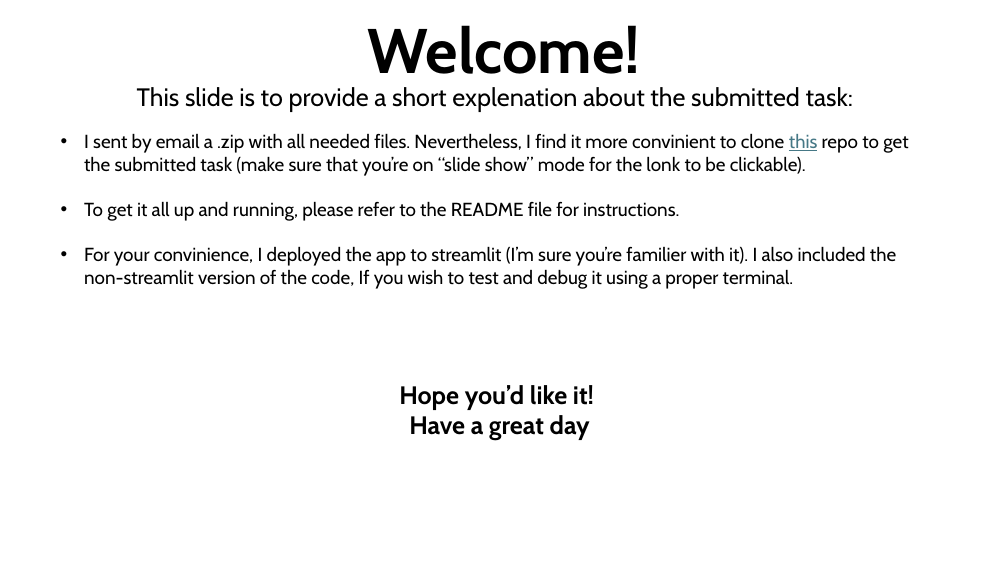
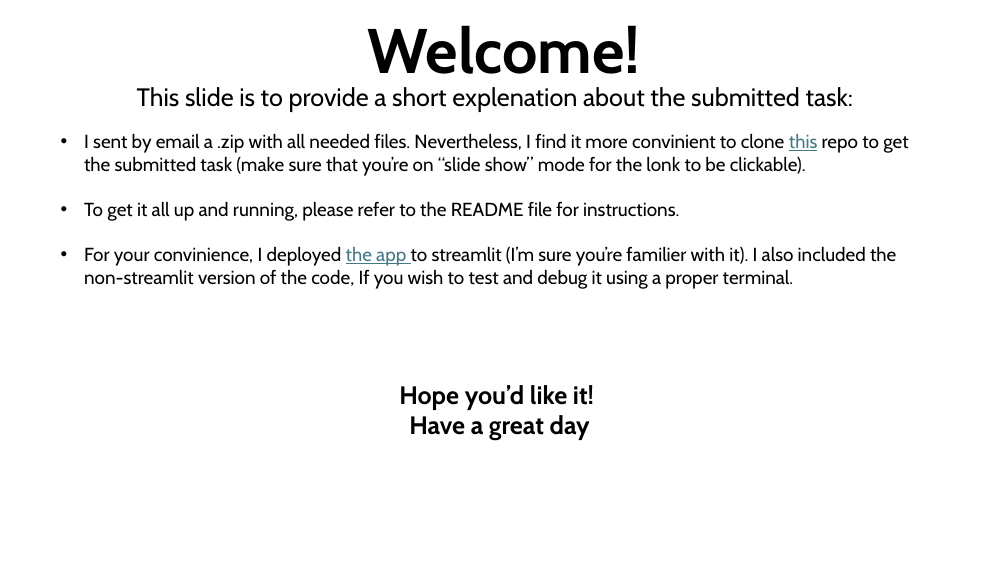
Before and after one commit to yotamdery/llm_for_qa, a slide deck: slide 1 of Welcome presentation.pptx. Drawn at 1008x567 pixels with LibreOffice and Linux fonts; fonts in the diff are those of the drawing. Boxes give left, top, right and bottom in pixels: in the first picture for what was removed or moved away, otherwise in the second. Text is boxed around its words. In the diff, an @@ line names an element or a change of style, - is before the commit and + after.

Commit message:
updated url to app

```diff
--- a/Welcome presentation.pptx
+++ b/Welcome presentation.pptx
@@ text at <box>84,246,896,289</box>: text colour #000000 to #467886, underline on in "the app" @@
```
